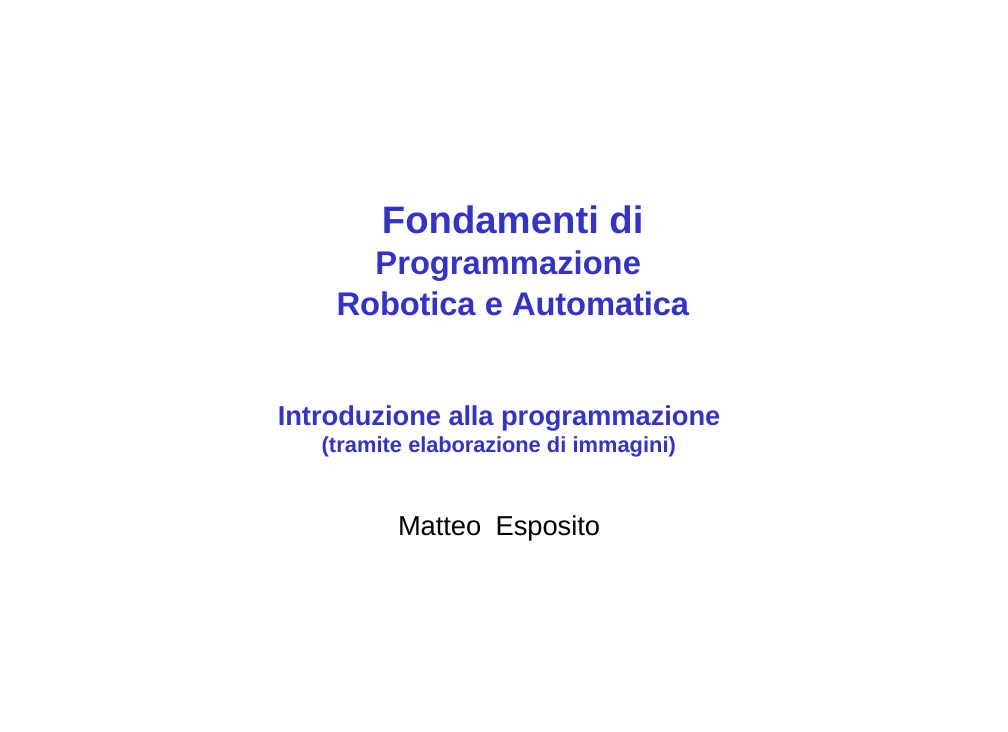
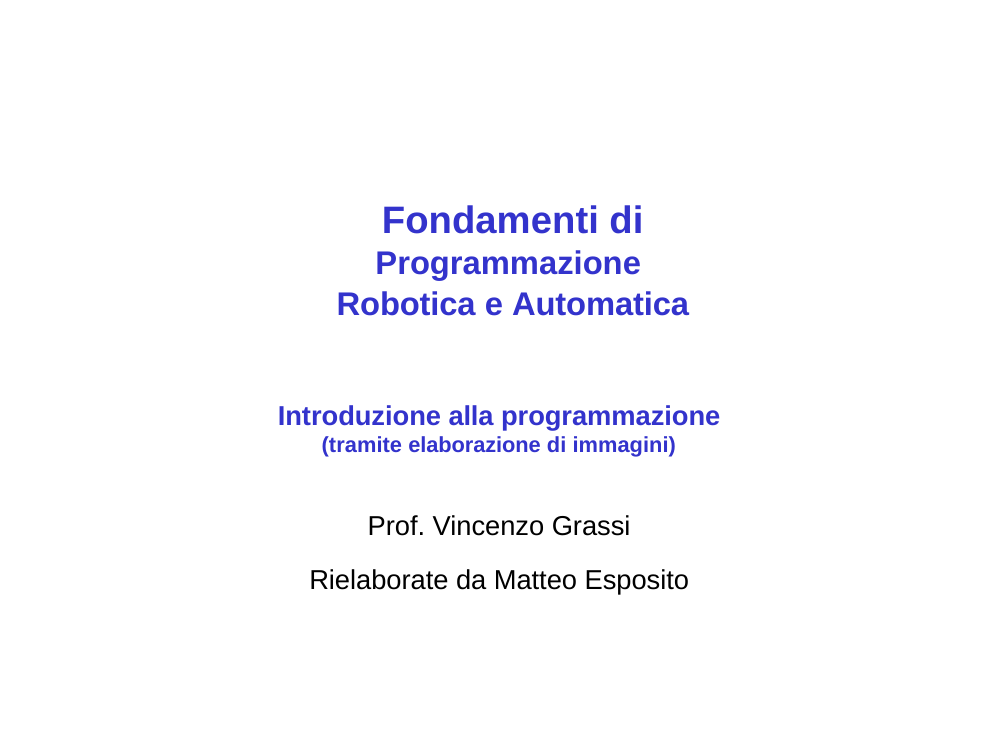
Before and after one commit to EspositoMatteo/espositomatteo.github.io, a slide deck: slide 1 of media/files/02.pptx. Drawn at 1008x732 pixels with LibreOffice and Linux fonts; fonts in the diff are those of the drawing. Boxes give left, top, right and bottom in pixels: in the first picture for what was removed or moved away, otherwise in the second. Text is boxed around its words. In the diff, an @@ line names an element or a change of style, - is before the commit and + after.

```diff
--- a/media/files/02.pptx
+++ b/media/files/02.pptx
@@ text at [309, 515, 690, 595]: text changed @@
-Matteo Esposito
+Prof. Vincenzo Grassi
+Rielaborate da Matteo Esposito
```
Also in this commit, not shown: 1 other slide changed, 5 other files.
